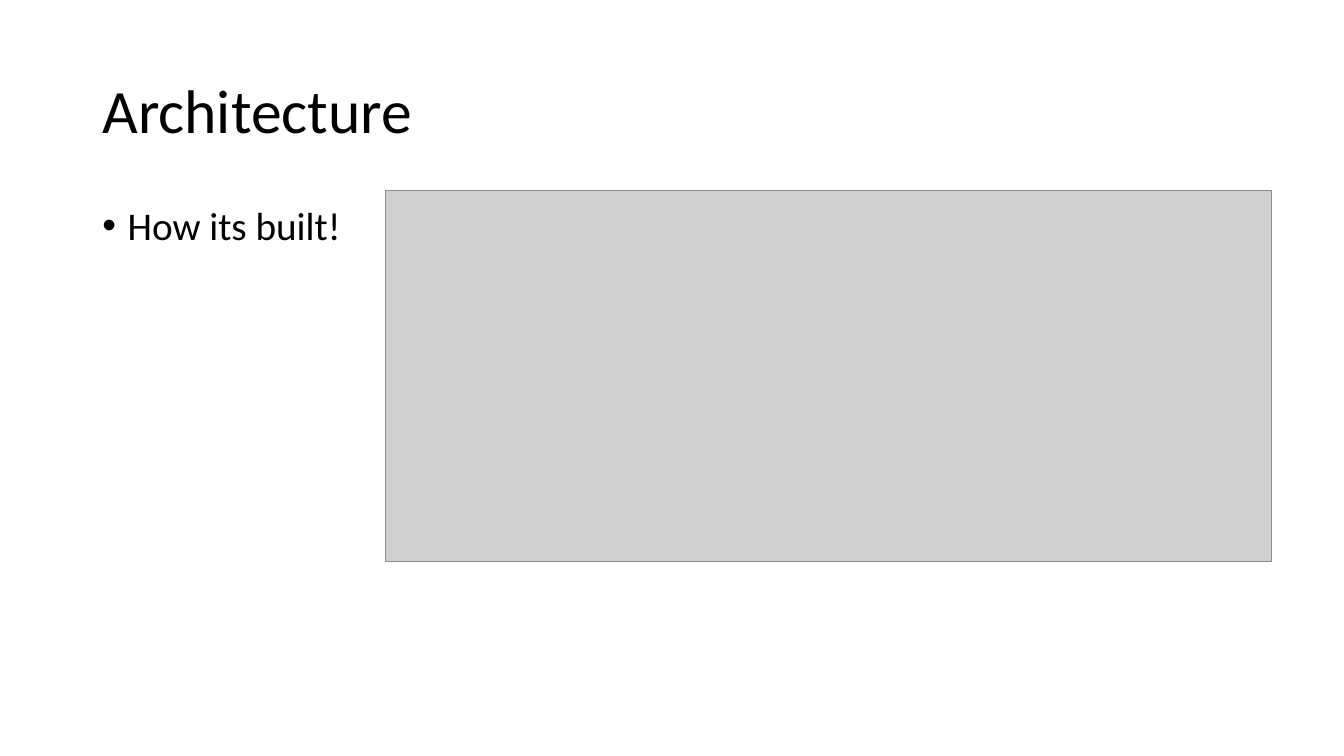
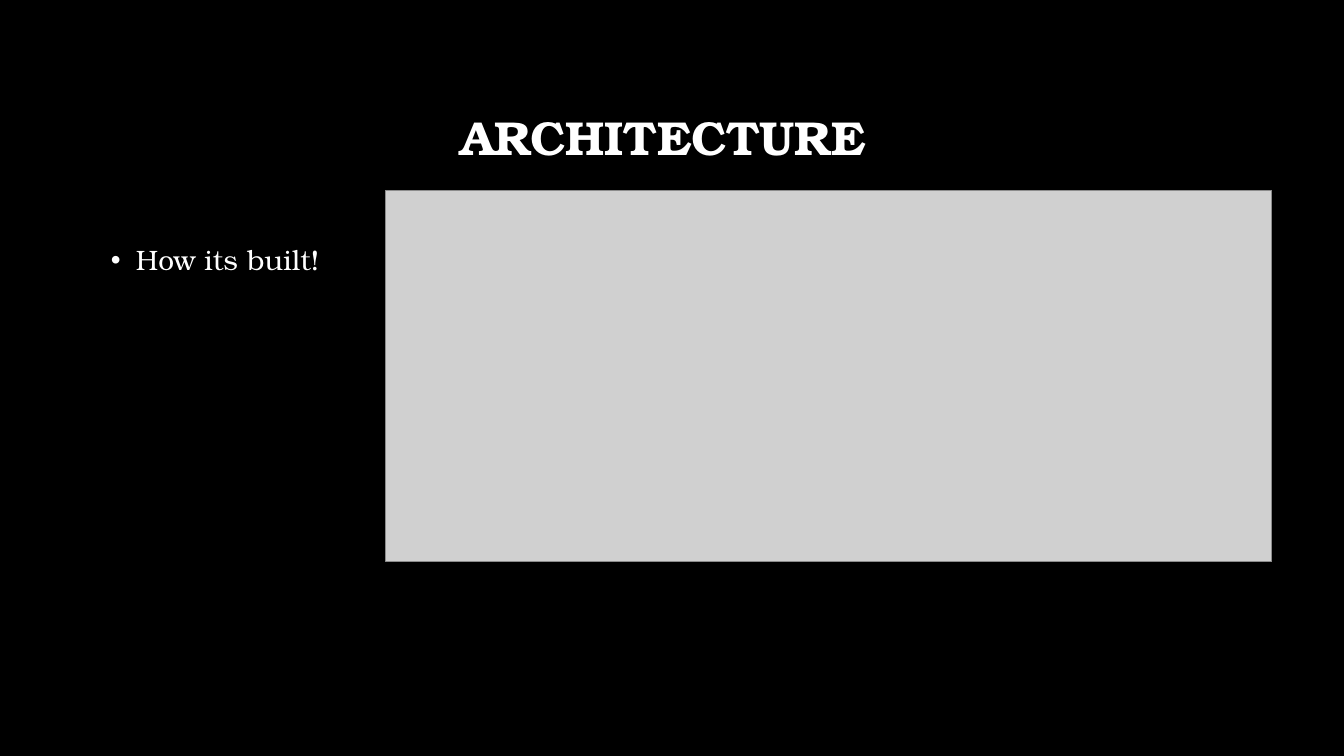
Before and after one commit to GallagherStephen/4thYearProject-Dissertation, a slide deck: slide 4 of Presentation/4th Year Presentation.pptx. Drawn at 1344x756 pixels with LibreOffice and Linux fonts; fonts in the diff are those of the drawing; grey boxes stand for pictures; background and template pictures are left out. Boxes give left, top, right and bottom in pixels: in the first picture for what was removed or moved away, otherwise in the second. Text is boxed around its words. In the diff, an @@ line names an element or a change of style, - is before the commit and + after.

Commit message:
added background to presentation

```diff
--- a/Presentation/4th Year Presentation.pptx
+++ b/Presentation/4th Year Presentation.pptx
@@ background #FFFFFF to picture (left out) @@
@@ title at bbox=[460, 122, 866, 156]: text changed; size 44 to 34 pt; font Calibri to TeX Gyre Bonum; text colour #000000 to #FFFFFF; bold on @@
-Architecture
+ARCHITECTURE
@@ text "How its built!": place and size @@
-text "How its built!" at bbox=[128, 212, 341, 241]
+text "How its built!" at bbox=[136, 250, 319, 271]
@@ text "How its built!" at bbox=[136, 250, 319, 271]: size 28 to 20 pt, font Calibri to TeX Gyre Bonum, text colour #000000 to #FFFFFF; line spacing 0.9 to 1.2 @@
```
Also in this commit, not shown: 10 other slides changed, 1 slide removed.
